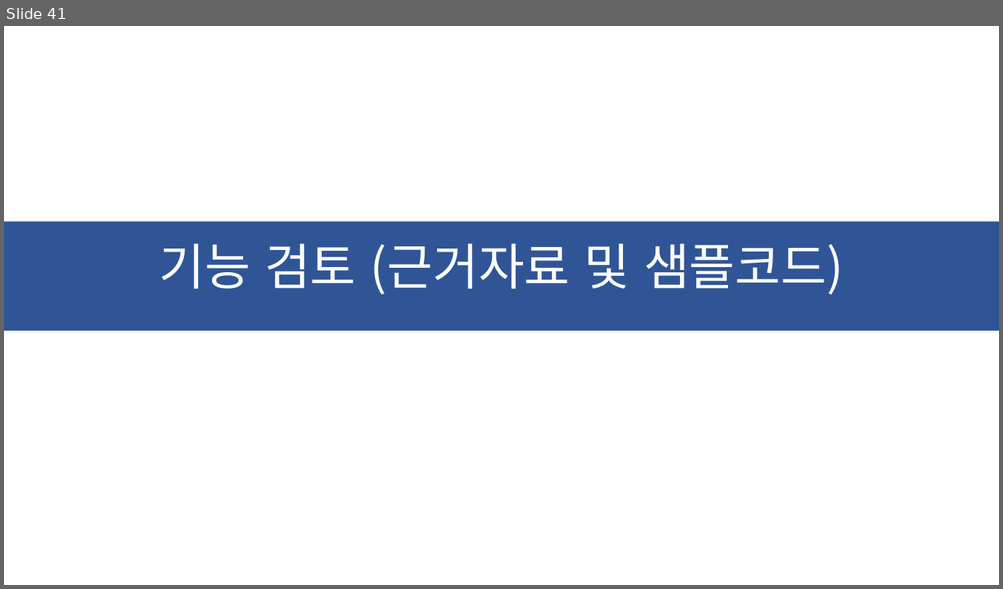
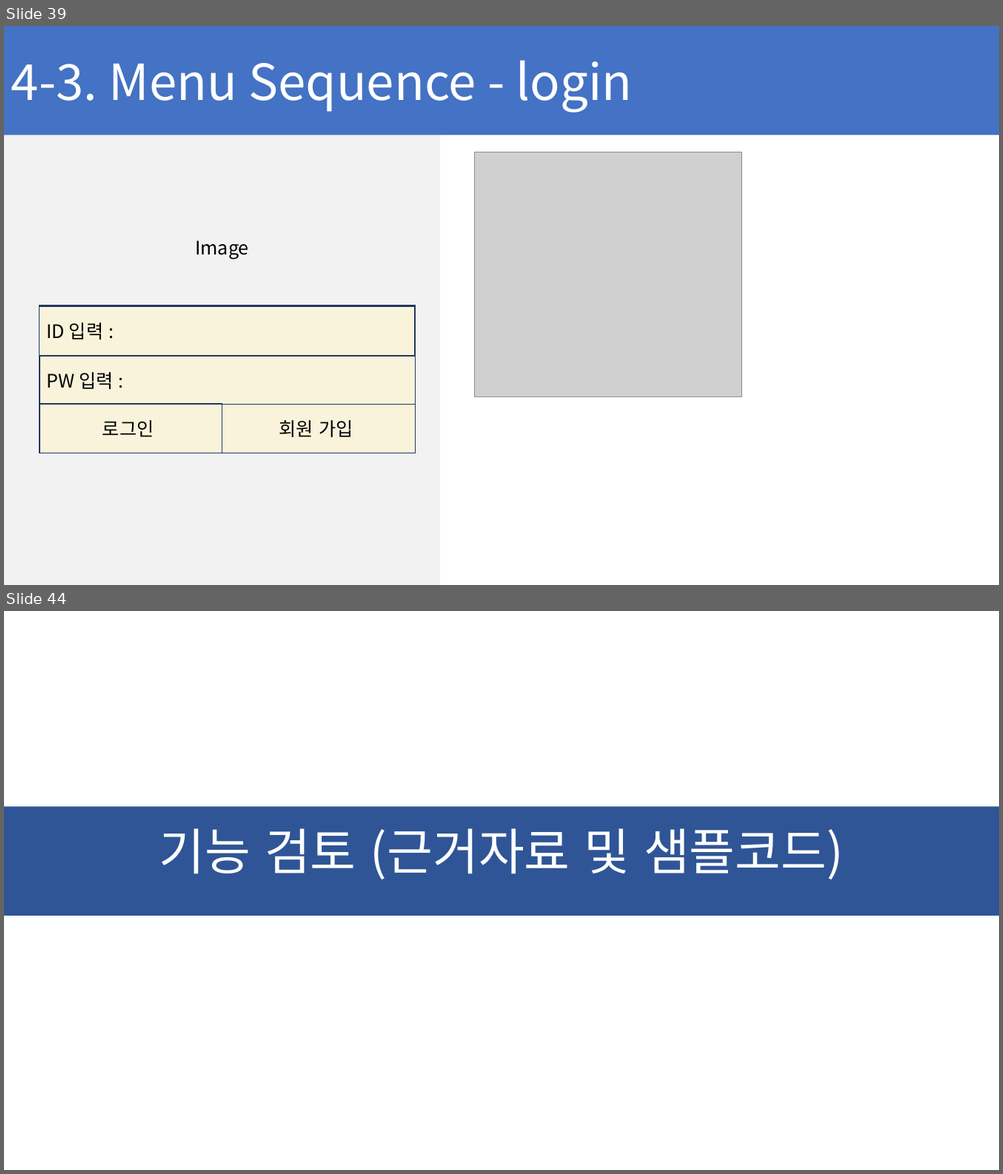
Before and after one commit to ChaeSung-Lee/DJ_InternShip, a slide deck: 2021_Summer/jp.hong/Project_BnC_jph.pptx. Shown one above the other, each under a label of ours: slide 41 before the commit, slides 39 and 44 after it; the slides between them are not shown. The pictures are 1003x589 and 1003x1174 pixels, drawn with LibreOffice and Linux fonts; fonts in the diff are those of the drawing; grey boxes stand for pictures. Boxes give left, top, right and bottom in pixels: in the first picture for what was removed or moved away, otherwise in the second. Text is boxed around its words. In the diff, an @@ line names an element or a change of style, - is before the commit and + after.

Commit message:
add menu_sequence

```diff
--- a/2021_Summer/jp.hong/Project_BnC_jph.pptx
+++ b/2021_Summer/jp.hong/Project_BnC_jph.pptx
@@ slide 39 added at [4, 26, 999, 585], background #FFFFFF @@
@@ rectangle added at [4, 26, 999, 135], fill #4472C4, 48 pt, text #FFFFFF @@
+4-3. Menu Sequence - login
@@ picture added at [474, 152, 741, 397] @@
@@ group added at [4, 134, 440, 585]: 6 rectangles @@
+Image
+ID 입력 :
+PW 입력 :
+로그인
+회원 가입
@@ what was slide 41 is now slide 44 @@
```
Also in this commit, not shown: 3 slides changed, 2 other slides added.
